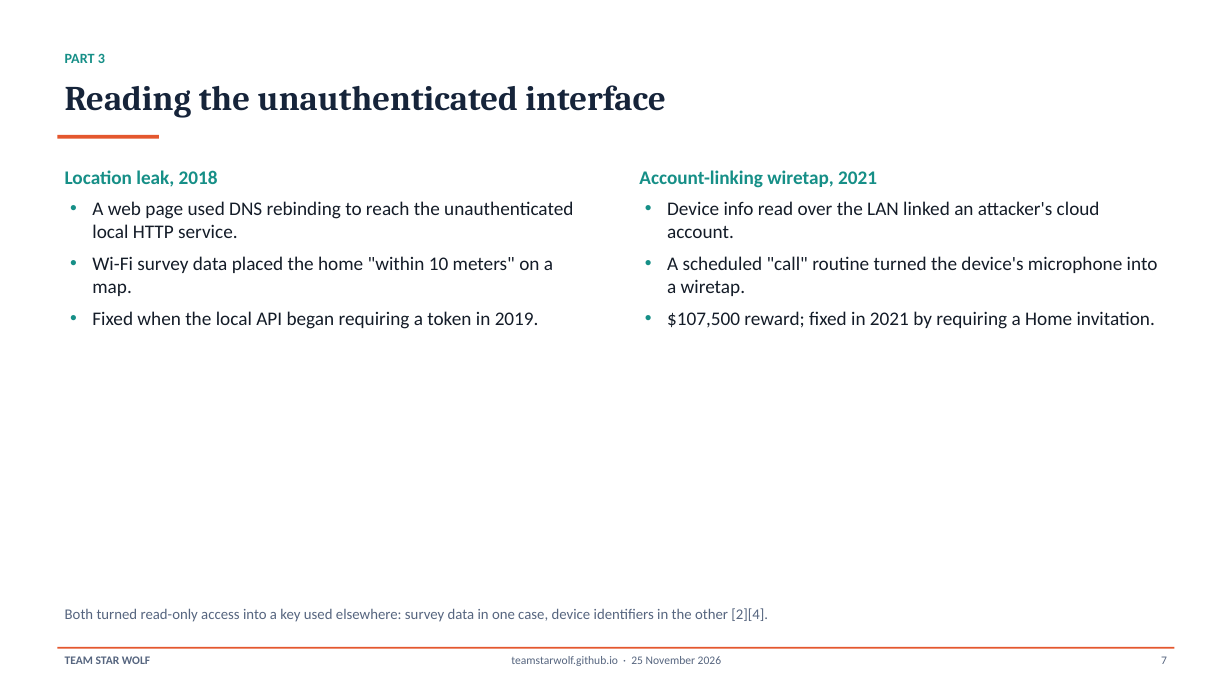
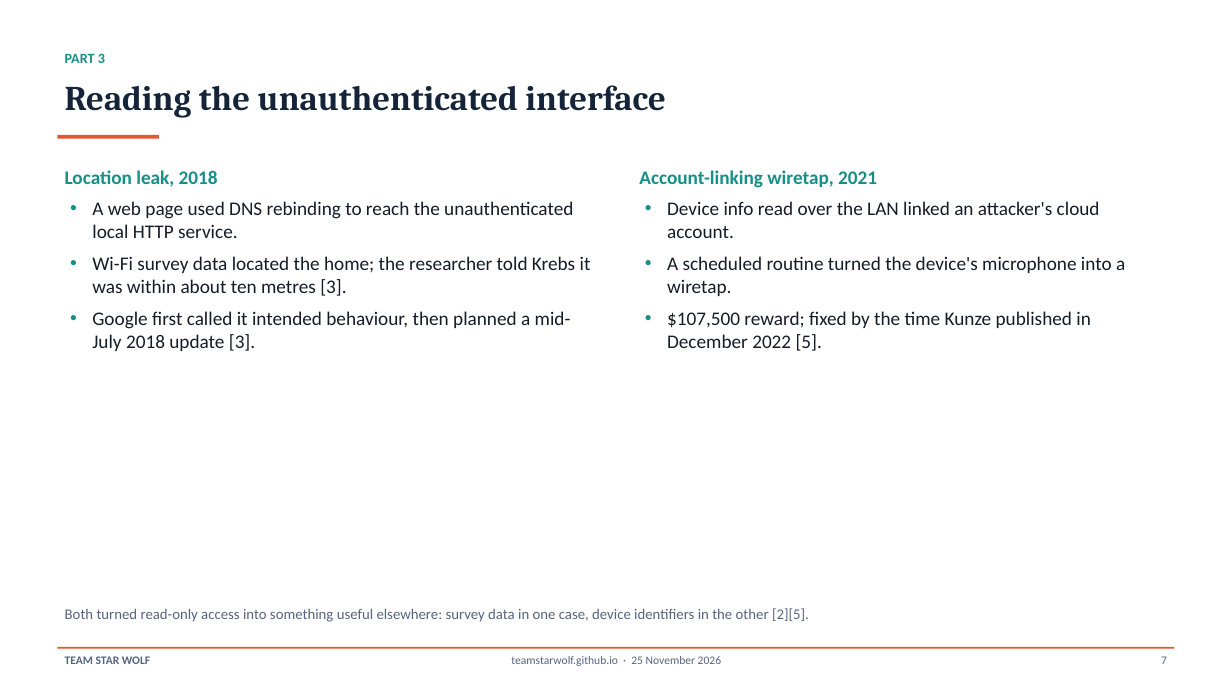
Before and after one commit to TeamStarWolf/TeamStarWolf, a slide deck: slide 7 of case-studies/slides/Casting_Home_Network_Case_Study.pptx. Drawn at 1232x693 pixels with LibreOffice and Linux fonts; fonts in the diff are those of the drawing. Boxes give left, top, right and bottom in pixels: in the first picture for what was removed or moved away, otherwise in the second. Text is boxed around its words. In the diff, an @@ line names an element or a change of style, - is before the commit and + after.

```diff
--- a/case-studies/slides/Casting_Home_Network_Case_Study.pptx
+++ b/case-studies/slides/Casting_Home_Network_Case_Study.pptx
@@ text at bbox=[92, 256, 591, 351]: text changed @@
-• Wi-Fi survey data placed the home "within 10 meters" on a map.
-• Fixed when the local API began requiring a token in 2019.
+• Wi-Fi survey data located the home; the researcher told Krebs it was within about ten metres [3].
+• Google first called it intended behaviour, then planned a mid-July 2018 update [3].
@@ text at bbox=[667, 256, 1125, 351]: text changed @@
-• A scheduled "call" routine turned the device's microphone into a wiretap.
-• $107,500 reward; fixed in 2021 by requiring a Home invitation.
+• A scheduled routine turned the device's microphone into a wiretap.
+• $107,500 reward; fixed by the time Kunze published in December 2022 [5].
@@ text at bbox=[65, 608, 809, 622]: text changed @@
-Both turned read-only access into a key used elsewhere: survey data in one case, device identifiers in the other [2][4].
+Both turned read-only access into something useful elsewhere: survey data in one case, device identifiers in the other [2][5].
```
Also in this commit, not shown: 11 other slides changed, 12 other files.
